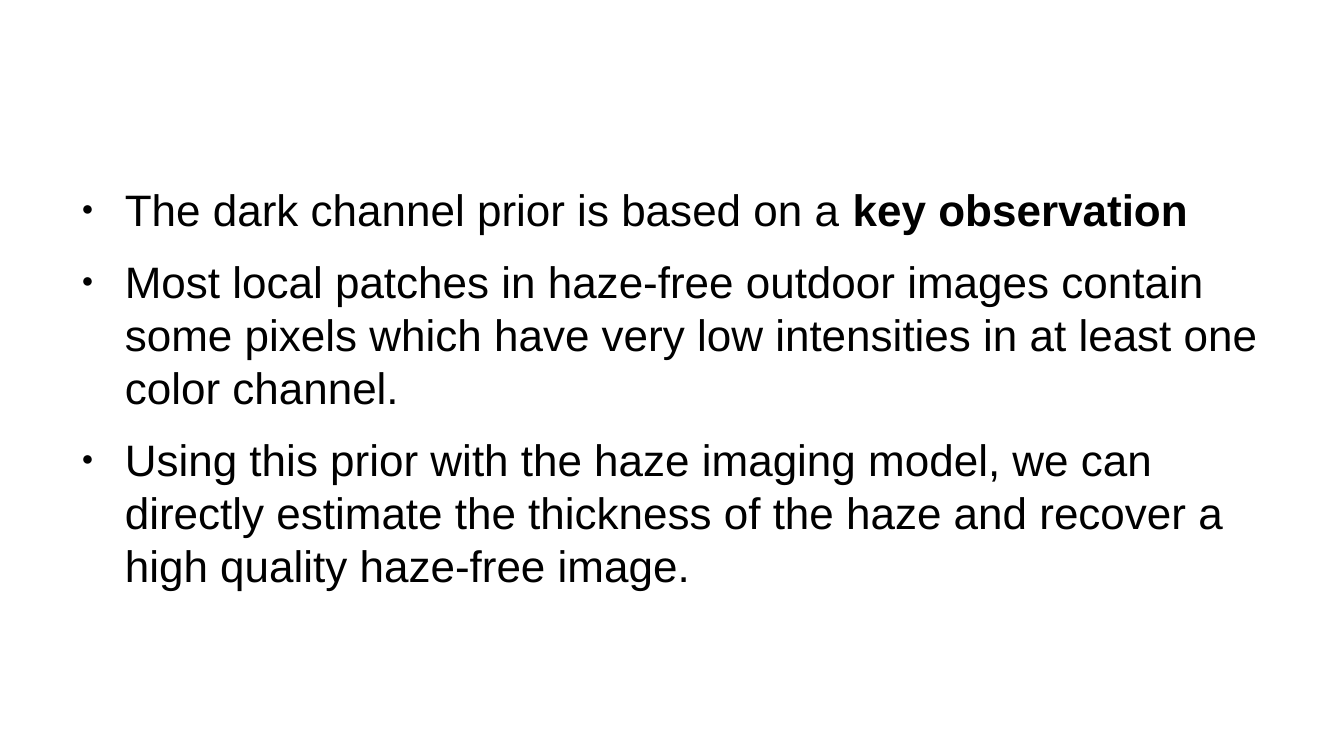
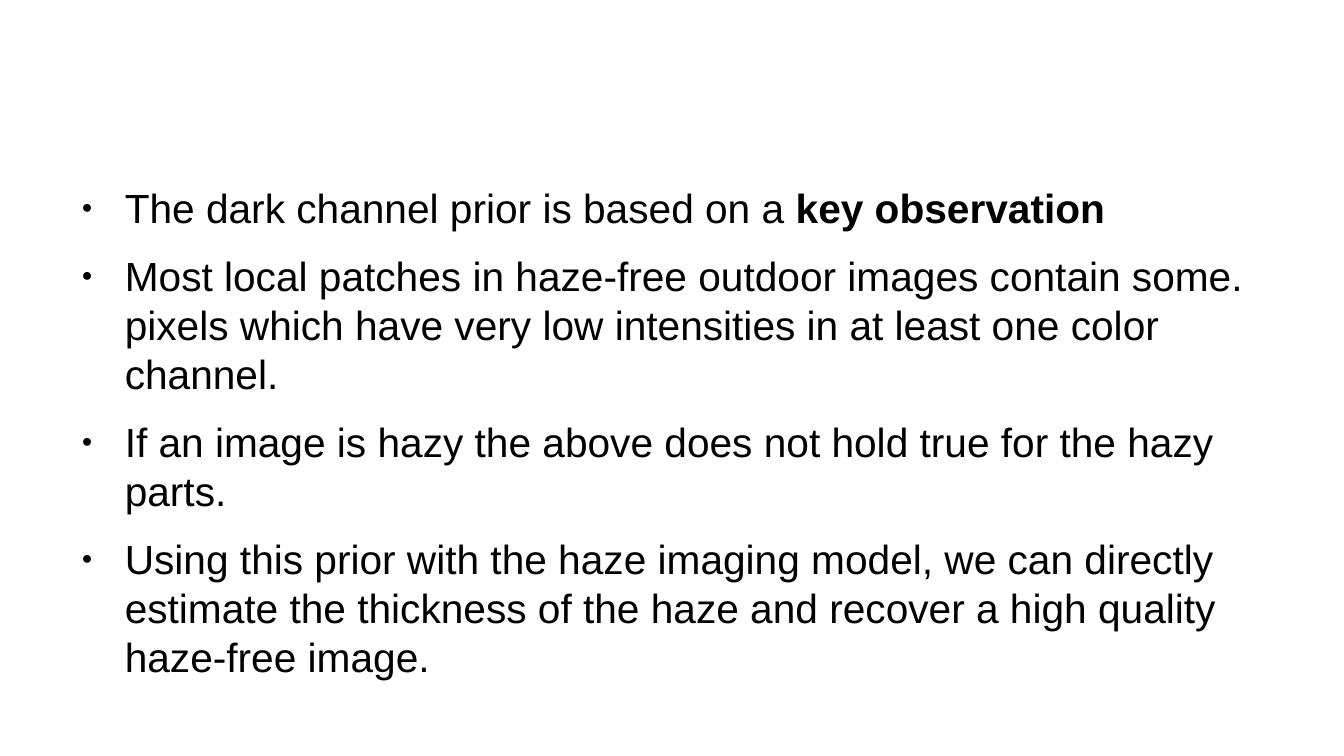
Before and after one commit to divy-kala/Single-Image-Haze-Removal-Using-Dark-Channel-Prior, a slide deck: slide 2 of singleimage.odp. Drawn at 1344x756 pixels with LibreOffice and Linux fonts; fonts in the diff are those of the drawing; background and template pictures are left out. Boxes give left, top, right and bottom in pixels: in the first picture for what was removed or moved away, otherwise in the second. Text is boxed around its words. In the diff, an @@ line names an element or a change of style, - is before the commit and + after.

```diff
--- a/singleimage.odp
+++ b/singleimage.odp
@@ text at (x1=125, y1=193, x2=1215, y2=631): size 26 to 24.1 pt in "The dark channel prior is based on ...", "Using this prior with the haze imaging ..." @@
@@ text at (x1=125, y1=261, x2=1243, y2=513): text changed; size 26 to 24.1 pt @@
-● Most local patches in haze-free outdoor images contain some pixels which have very low intensities in at least one color channel.
+● Most local patches in haze-free outdoor images contain some. pixels which have very low intensities in at least one color channel.
+● If an image is hazy the above does not hold true for the hazy parts.
```
Also in this commit, not shown: 1 other slide changed, 4 slides added, 2 slides removed, 2 other files.
